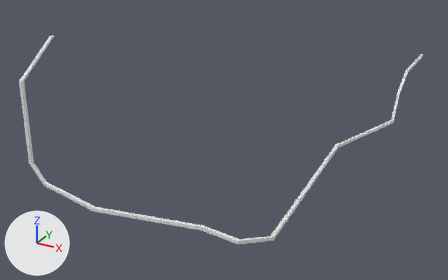
One commit to the FBX model Assets/3D Assets/Wohnbereich/TV_Kabel.fbx: the scene before it, then after it.
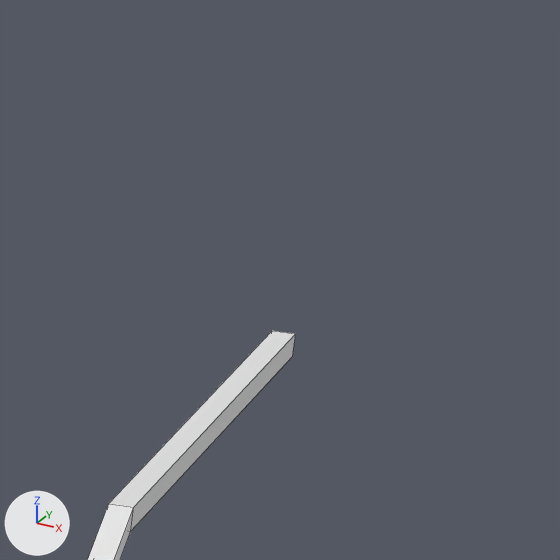
Old and new are each drawn whole from a camera (50 mm lens) standing at (2.501, -3.066, 2.292) and looking at (-0.151, 1.756, -0.119) and again close up on the part from 88% to 100% of the width and 8% to 27% of the height. Lighting does not change. The marker at lower left points along +X, +Y and +Z. The close-ups show mesh edges as thin lines. Materials are left out; every surface is plain grey.

The older version as bpy lines, for what is in view:
```python
me_cube_002 = bpy.data.meshes.new('Cube.002')
me_cube_002.from_pydata(...)  # 52 vertices, 48 faces; spans x -0.96..1.23, y -0.07..4.56, z 0.0..1.1
ob_kabel = bpy.data.objects.new('Kabel', me_cube_002)
ob_kabel.location = (0.0, 0.0, 0.0)
```
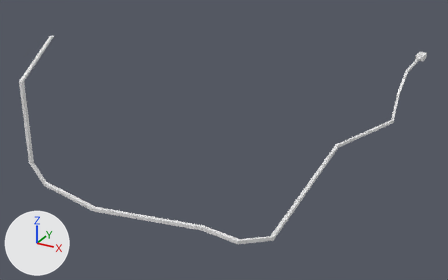
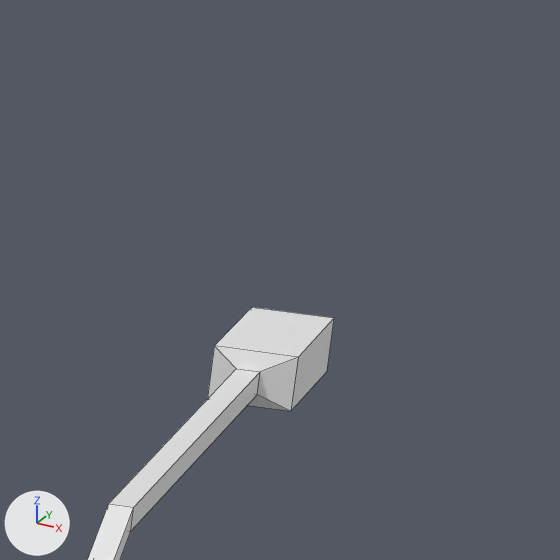
Boxes (x1, y1, x2, y2) around the edits, measured in the close-ups (560 x 560 px):
'Kabel', reshaped
    before: (87, 331, 295, 560)
    after: (87, 307, 334, 560)
part 1 of me_cube_002, built on
    before: (205, 331, 295, 405)
    after: (205, 307, 334, 411)

The change in detail:
me_cube_002 is used by ob_kabel; location (0.0, 0.0, 0.0).
me_cube_002 had 52 vertices, 48 faces and spanned x -0.96..1.23, y -0.07..4.56, z 0.0..1.1.
me_cube_002 now has 60 vertices, 57 faces and spans x -0.96..1.23, y -0.07..4.57, z 0.0..1.1.
Part 1, on me_cube_002:
4 faces are deleted.
4 vertices move from x 1.05..1.08, y 4.56, z 0.18..0.21 to x 1.03..1.12, y 4.57, z 0.16..0.23.
8 vertices are added at x 1.03..1.12, y 4.38..4.39, z 0.16..0.23.
13 new faces join them.
